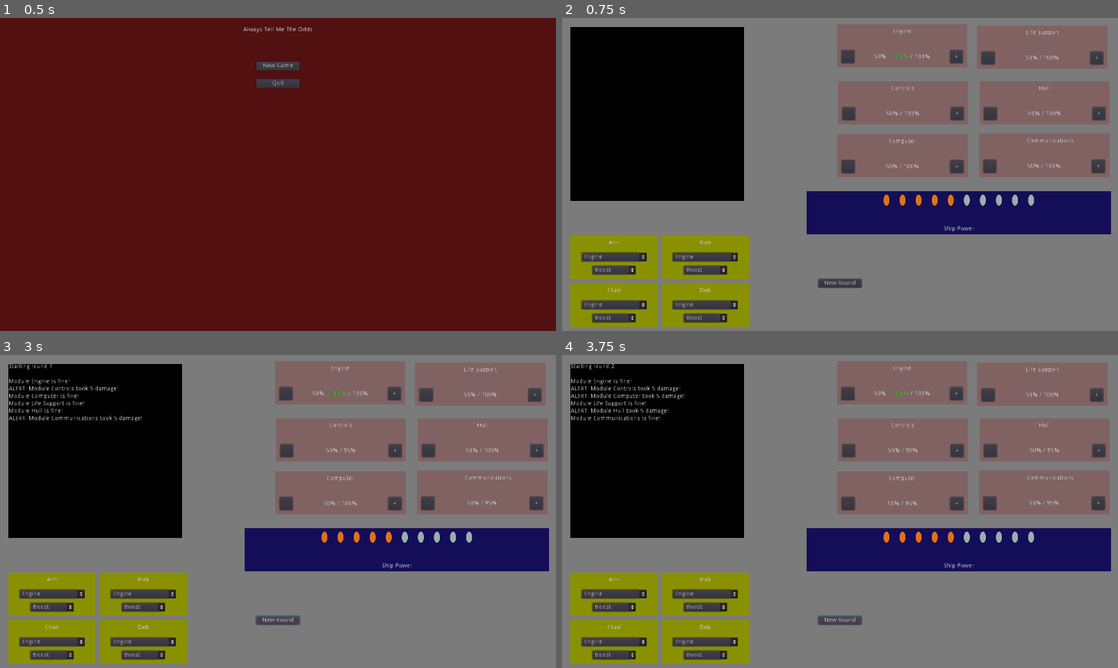
Above: before the commit, frames 1-4 (two rows, left to right).
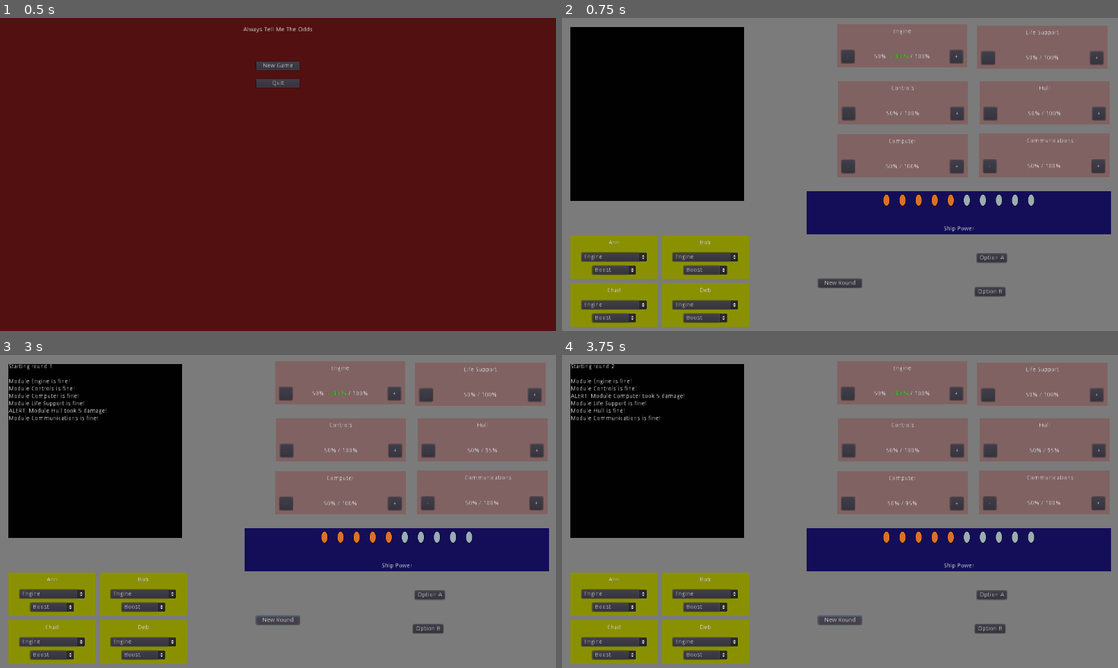
Above: after the commit, the same moments.

Repository: cparlette/alwaystellmetheodds
Game: Godot game, scene res://MainMenu.tscn
Same seed, same stepped clock (60 frames per second), same inputs: the game is played once before the commit and once after it.
Inputs (mouse positions are in pixels of both pictures, inside the frame that each line leads up to):
- Up to frame 1 (0.5 s): no input
- Up to frame 2 (0.75 s): click "New Game" at 0.5 s
- Up to frame 3 (3 s): click (428, 596) at 1.25 s, where only the run after the commit has a clickable "Option A"; click (428, 630) at 2 s, where only the run after the commit has a clickable "Option B"; click "New Round" at 2.75 s
- Up to frame 4 (3.75 s): click "New Round" at 3.5 s

Frame 1 is identical in both runs. In frame 2, 0.3% of the frame differs, in the area x 74-81%, y 75-90%; in frame 3, 0.9%, in the area x 1-90%, y 9-90%; in frame 4, 0.7%.

Commit message:
Started work on random events

Diff:
--- a/Game.gd
+++ b/Game.gd
@@ -22,7 +22,13 @@
 
 
 func _on_NewRoundButton_pressed():
+	randomEvent()
+
+func randomEvent():
+	var randomEventNumber = rng.randi_range(0,globals.randomEvents.size() - 1)
+	print("event number was ",randomEventNumber)
 	newRound()
+
 
 
 func newRound():
--- a/Game.tscn
+++ b/Game.tscn
@@ -108,6 +108,26 @@
 "_edit_use_anchors_": false
 }
 
+[node name="OptionA" type="Button" parent="."]
+margin_left = 955.377
+margin_top = 542.351
+margin_right = 1024.38
+margin_bottom = 562.351
+text = "Option A"
+__meta__ = {
+"_edit_use_anchors_": false
+}
+
+[node name="OptionB" type="Button" parent="."]
+margin_left = 951.134
+margin_top = 620.132
+margin_right = 1020.13
+margin_bottom = 640.132
+text = "Option B"
+__meta__ = {
+"_edit_use_anchors_": false
+}
+
 [node name="Output" type="Control" parent="."]
 margin_left = 20.0
 margin_top = 20.0
--- a/globals.gd
+++ b/globals.gd
@@ -24,3 +24,45 @@
 var shipPowerCurrent = 5
 
 var roundNumber = 1
+
+var randomEvents = {
+	0: {
+		"text": "This is event 0.  Do you want Option A or Option B?",
+		"optionA": {
+			"text": "Fix engine, break controls",
+			"good": {"moduleId": 0, "effect": 5},
+			"bad": {"moduleId": 1, "effect": -5}
+		},
+		"optionB": {
+			"text": "Fix computer, break life support",
+			"good": {"moduleId": 2, "effect": 5},
+			"bad": {"moduleId": 3, "effect": -5}
+		}
+	},
+	1: {
+		"text": "This is event 1.  Do you want Option A or Option B?",
+		"optionA": {
+			"text": "Fix computer, break controls",
+			"good": {"moduleId": 2, "effect": 5},
+			"bad": {"moduleId": 1, "effect": -5}
+		},
+		"optionB": {
+			"text": "Fix hull, break life support",
+			"good": {"moduleId": 4, "effect": 5},
+			"bad": {"moduleId": 3, "effect": -5}
+		}
+	},
+	2: {
+		"text": "This is event 2.  Do you want Option A or Option B?",
+		"optionA": {
+			"text": "Fix engine, break controls",
+			"good": {"moduleId": 0, "effect": 5},
+			"bad": {"moduleId": 1, "effect": -5}
+		},
+		"optionB": {
+			"text": "Fix communications, break hull",
+			"good": {"moduleId": 5, "effect": 5},
+			"bad": {"moduleId": 4, "effect": -5}
+		}
+	},
+}
